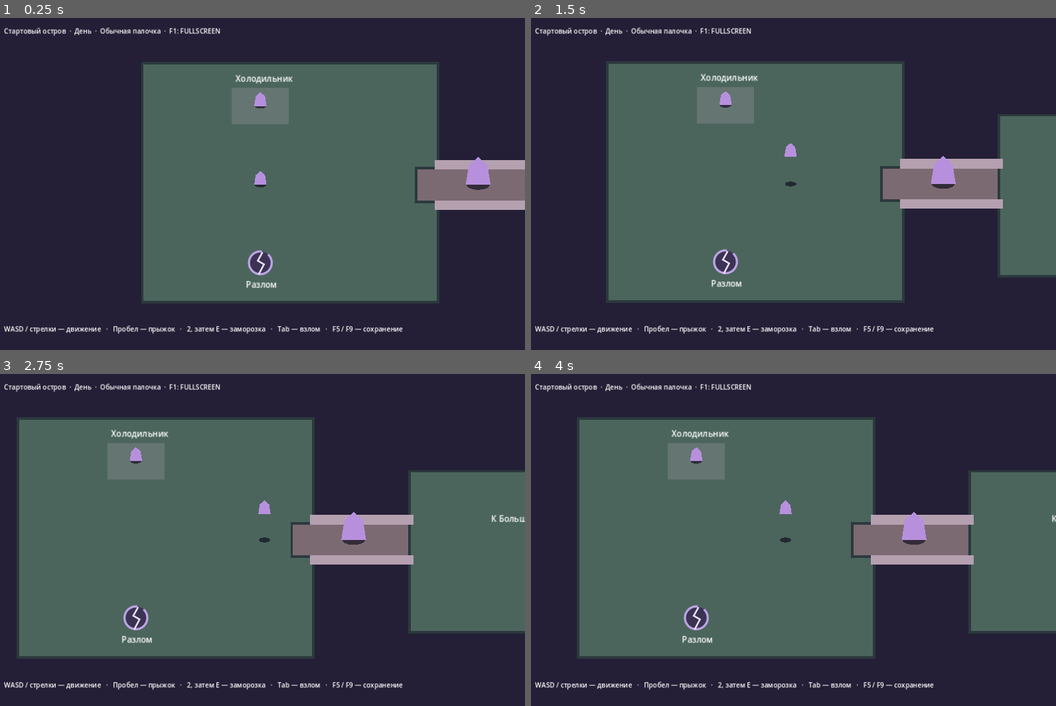
Above: before the commit, frames 1-4 (two rows, left to right).
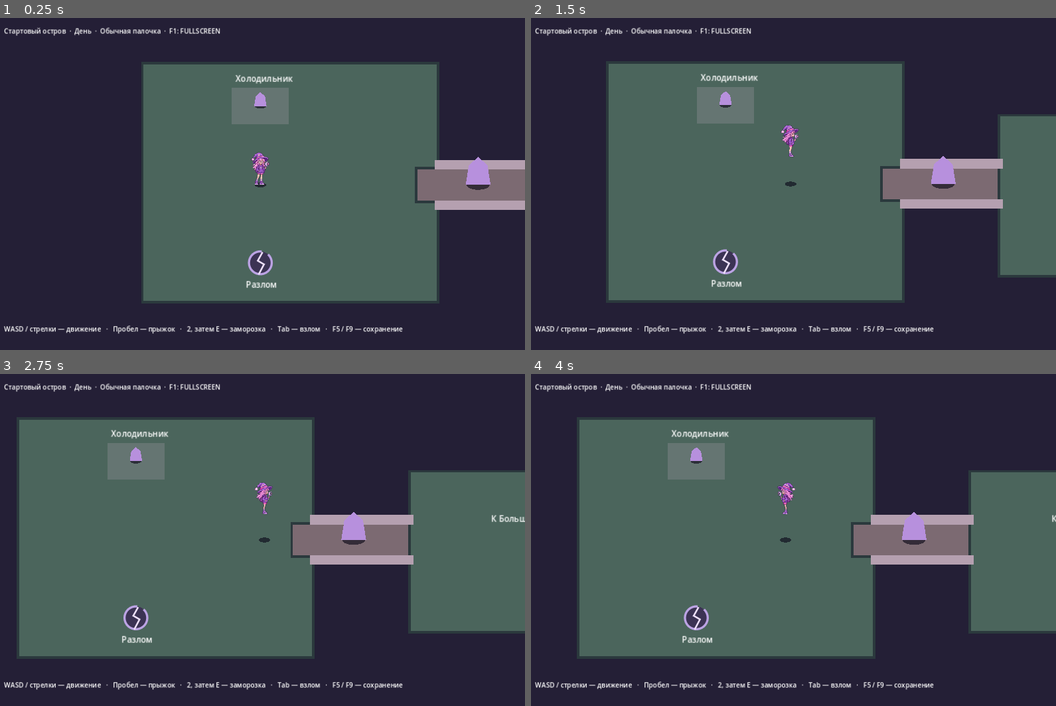
Above: after the commit, the same moments.

Repository: 0ri-space-cat/luna-dev-mode
Game: Godot game, scene res://scenes/skeleton/adventure.tscn
The game is run twice, just before and just after one commit, with the same random seed, the same clock (stepped at 60 frames per second) and the same inputs.
Inputs (mouse positions are in pixels of both pictures, inside the frame that each line leads up to):
- Up to frame 1 (0.25 s): no input
- Up to frame 2 (1.5 s): tap Enter at 0.5, 0.6 s; move the mouse to (909, 167) at 0.52 s; hold Right (ui_right) 0.53-1.25 s; click (909, 167) at 0.67 s; tap Space at 0.77 s; drag from (683, 200) to (762, 250) at 1.27 s
- Up to frame 3 (2.75 s): tap Space at 2 s; move the mouse to (315, 466) at 2.02 s; hold Right (ui_right) from 2.03 s (still down); hold E from 2.03 s (still down)
- Up to frame 4 (4 s): release Right (ui_right) at 2.75 s; release E at 2.75 s; drag from (762, 606) to (630, 490) at 2.77 s; tap Enter at 3.5 s; move the mouse to (951, 589) at 3.52 s; hold Left (ui_left) from 3.53 s (still down); hold I from 3.53 s (still down); tap Space at 3.77 s

The runs differ from the first frame. In frame 1, 0.2% of the frame differs, in the area x 47-52%, y 40-51%; in frame 2, 0.2%; in frame 3, 0.2%; in frame 4, 0.2%.

Commit message:
Integrate shared DEV body visual adapter and P0 calibration contracts

Diff:
--- a/game/scenes/skeleton/adventure.tscn
+++ b/game/scenes/skeleton/adventure.tscn
@@ -15,6 +15,8 @@
 ecology_fixture = true
 observation_fixture = true
 ancient_console_enabled = true
+body_art_preview = true
+body_art_preview_scale = 1.0
 
 [node name="SystemPause" type="Node" parent="."]
 script = ExtResource("4")
--- a/game/scripts/skeleton/art_probe.gd
+++ b/game/scripts/skeleton/art_probe.gd
@@ -6,12 +6,11 @@
 const Clock = preload("res://scripts/runtime2d/world_clock_2d.gd")
 const ART_CATALOG := "res://data/skeleton/DEV_ART_LOCATIONS.json"
 const EXTERIOR := "DEV_ART_EXTERIOR"
-const CELL := Vector2(48, 76)
-const FOOT := Vector2(24, 70)
-const LUNA := preload("res://assets/art_probe/luna.png")
-const ONI := preload("res://assets/art_probe/oni.png")
-# Clockwise from screen-right. Left facings reuse the corresponding art.
-const VIEW_ROWS := [2, 1, 0, 1, 2, 3, 4, 3]
+const BodyVisual = preload("res://scripts/skeleton/body_visual_2d.gd")
+const CELL := BodyVisual.CELL
+const FOOT := BodyVisual.FOOT
+const LUNA := BodyVisual.LUNA
+const ONI := BodyVisual.ONI
 
 var view: RoomProjection
 var world_clock := Clock.new()
@@ -44,6 +43,7 @@
 	for sprite in [luna_art, oni_art]:
 		sprite.centered = false
 		sprite.offset = -FOOT
+		sprite.texture_filter = CanvasItem.TEXTURE_FILTER_NEAREST
 		add_child(sprite)
 	luna_art.texture = LUNA
 	luna_art.region_enabled = true
@@ -95,8 +95,8 @@
 	var walking := actor.motion.grounded and travel.length_squared() > 0.16
 	_walk_frame = 0
 	if walking:
-		_facing = posmod(roundi(travel.angle() / (PI / 4.0)), 8)
-		_walk_cycle = fposmod(_walk_cycle + delta * 8.0, 4.0)
+		_facing = BodyVisual.facing_for(travel)
+		_walk_cycle = fposmod(_walk_cycle + delta * BodyVisual.FRAME_RATE, 4.0)
 		_walk_frame = 1 + floori(_walk_cycle)
 	else:
 		_walk_cycle = 0.0
@@ -106,8 +106,8 @@
 func _process(_delta: float) -> void:
 	if view == null or not is_instance_valid(actor):
 		return
-	luna_art.region_rect = Rect2(Vector2(_walk_frame, VIEW_ROWS[_facing]) * CELL, CELL)
-	luna_art.flip_h = _facing in [3, 4, 5]
+	luna_art.region_rect = BodyVisual.atlas_rect(_facing, _walk_frame)
+	luna_art.flip_h = BodyVisual.mirrored(_facing)
 	var height := actor.motion.elevation
 	_place_visual(luna_art, luna_shadow, actor.position, height, _support_below(actor.position, height))
 	_hint.visible = _door_nearby()
--- /dev/null
+++ b/game/scripts/skeleton/body_visual_2d.gd
@@ -0,0 +1,120 @@
+extends Node2D
+## DEV visual adapter: reads existing bodies and never changes physics, modules or saves.
+const LUNA := preload("res://assets/art_probe/luna.png")
+const ONI := preload("res://assets/art_probe/oni.png")
+const CELL := Vector2(48, 76)
+const FOOT := Vector2(24, 70)
+const VIEW_ROWS := [2, 1, 0, 1, 2, 3, 4, 3]
+const FRAME_RATE := 8.0
+
+var sprite := Sprite2D.new()
+var facing := 2
+var frame := 0
+var walk_cycle := 0.0
+var installed_walk := false
+var enabled_walk := false
+var installed_fly := false
+var enabled_fly := false
+var _last_point := Vector2.ZERO
+var _marker: Polygon2D
+var _category := ""
+var _limb_color := Color.WHITE
+var _alive := false
+
+
+static func facing_for(travel: Vector2) -> int:
+	return posmod(roundi(travel.angle() / (PI / 4.0)), 8)
+
+
+static func atlas_rect(direction: int, column: int) -> Rect2:
+	return Rect2(Vector2(clampi(column, 0, 4), VIEW_ROWS[posmod(direction, 8)]) * CELL, CELL)
+
+
+static func mirrored(direction: int) -> bool:
+	return posmod(direction, 8) in [3, 4, 5]
+
+
+static func module_state(instances: Dictionary, ability: String) -> Vector2i:
+	var state := Vector2i.ZERO
+	for item in instances.values():
+		if item.get("ability_id") == ability:
+			state.x = 1
+			if item.get("enabled", false):
+				state.y = 1
+	return state
+
+
+func mount(marker: Polygon2D, point: Vector2, preview_scale: float) -> void:
+	_marker = marker
+	_last_point = point
+	name = "DEVBodyVisual"
+	sprite.centered = false
+	sprite.offset = -FOOT
+	sprite.texture_filter = CanvasItem.TEXTURE_FILTER_NEAREST
+	sprite.region_filter_clip_enabled = true
+	sprite.scale = Vector2.ONE * preview_scale
+	add_child(sprite)
+	marker.add_child(self)
+
+
+func sync(body, delta: float) -> void:
+	var travel: Vector2 = body.position - _last_point
+	_last_point = body.position
+	# Large XY changes are travel or restore, not footsteps.
+	var walking: bool = body.motion.grounded and not body.is_attached() and body.get_parameter("alive") and not body.get_parameter("asleep") and travel.length_squared() > 0.16 and travel.length_squared() < 4096.0
+	if walking:
+		facing = facing_for(travel)
+		walk_cycle = fposmod(walk_cycle + maxf(delta, 0.0) * FRAME_RATE, 4.0)
+		frame = 1 + floori(walk_cycle)
+	else:
+		walk_cycle = 0.0
+		frame = 0
+	var category: String = body.record.category
+	var category_changed := category != _category
+	if category_changed:
+		_category = category
+		sprite.texture = LUNA if category == "player" else (ONI if category == "oni" else null)
+		sprite.region_enabled = category == "player"
+		sprite.visible = sprite.texture != null
+		# self_modulate hides just the polygon, not sprite, appendages or GLOW.
+		_marker.self_modulate = Color(1, 1, 1, 0) if sprite.visible else Color.WHITE
+	if sprite.visible:
+		if category == "player":
+			sprite.region_rect = atlas_rect(facing, frame)
+			sprite.flip_h = mirrored(facing)
+		else:
+			sprite.flip_h = false
+		var default_color: Color = body.record.registry.get_spec(category, "color").get("default", Color.WHITE)
+		sprite.modulate = Color.WHITE if _marker.color == default_color else _marker.color
+	var instances: Dictionary = body.record.get_component("ABILITY_SET").get("instances", {})
+	var walk := module_state(instances, "WALK")
+	var fly := module_state(instances, "FLY")
+	var alive: bool = body.get_parameter("alive")
+	var next_color: Color = _marker.color
+	var changed := category_changed or installed_walk != bool(walk.x) or enabled_walk != bool(walk.y) or installed_fly != bool(fly.x) or enabled_fly != bool(fly.y) or _alive != alive or _limb_color != next_color
+	installed_walk = bool(walk.x)
+	enabled_walk = bool(walk.y)
+	installed_fly = bool(fly.x)
+	enabled_fly = bool(fly.y)
+	_alive = alive
+	_limb_color = next_color
+	if changed or installed_walk:
+		queue_redraw()
+
+
+func _draw() -> void:
+	# DEV placeholders only for ordinary props. Do not infer species anatomy
+	# or turn a temporary effect into an owned module.
+	if _category not in ["prop", "fridge"]:
+		return
+	if installed_fly:
+		var wing := _limb_color.lightened(0.28)
+		if not enabled_fly or not _alive:
+			wing = wing.darkened(0.25)
+		draw_colored_polygon(PackedVector2Array([Vector2(-8, -21), Vector2(-25, -28), Vector2(-21, -15), Vector2(-9, -12)]), wing)
+		draw_colored_polygon(PackedVector2Array([Vector2(8, -21), Vector2(25, -28), Vector2(21, -15), Vector2(9, -12)]), wing)
+	if installed_walk:
+		var leg := _limb_color.darkened(0.25)
+		var stride := 3.0 if _alive and enabled_walk and frame % 2 == 1 else 0.0
+		draw_polyline(PackedVector2Array([Vector2(-6, -9), Vector2(-6 - stride, -3), Vector2(-9 - stride, 0)]), leg, 3.0)
+		draw_polyline(PackedVector2Array([Vector2(6, -9), Vector2(6 + stride, -3), Vector2(9 + stride, 0)]), leg, 3.0)
--- a/game/scripts/skeleton/entity_body_2d.gd
+++ b/game/scripts/skeleton/entity_body_2d.gd
@@ -5,6 +5,10 @@
 const Parameters = preload("res://scripts/skeleton/entity_parameters_2d.gd")
 
 const Brain = preload("res://scripts/runtime2d/behavior_brain_2d.gd")
+const BodyVisual = preload("res://scripts/skeleton/body_visual_2d.gd")
+var visual_preview := false
+var visual_preview_scale := 1.0
+var body_visual: BodyVisual
 const SEAT_HEIGHT := 16.0
 const SEAT_CAPACITY := 2.0
 const BODY_OBSTACLE_LAYER := 1 << 8
@@ -50,6 +54,10 @@
 	_marker.color = get_parameter("color")
 	_sync_ability_glow()
 	refresh_form_marker()
+	if visual_preview:
+		body_visual = BodyVisual.new()
+		body_visual.mount(_marker, position, visual_preview_scale)
+		body_visual.sync(self, 0.0)
 
 
 func refresh_form_marker() -> void:
@@ -263,6 +271,8 @@
 	elif not accepts_player_input():
 		_stop_active_motion()
 	super._physics_process(delta)
+	if is_instance_valid(body_visual):
+		body_visual.sync(self, delta)
 
 
 func _wander_on_support(delta: float) -> Vector2:
--- /dev/null
+++ b/game/scripts/skeleton/p0_calibration_2d.gd
@@ -0,0 +1,22 @@
+extends RefCounted
+## P0 candidate math only: no window, viewport, collision or camera mutation.
+const WORLD_GRIDS := [Vector2i(320, 180), Vector2i(640, 360)]
+const TILE_OPTIONS := [16, 32]
+const ART_SCALES := [0.5, 1.0, 2.0]
+
+
+static func integer_fit(logical: Vector2i, available: Vector2i) -> Dictionary:
+	if logical.x <= 0 or logical.y <= 0 or available.x <= 0 or available.y <= 0:
+		return {}
+	var factor := mini(floori(float(available.x) / logical.x), floori(float(available.y) / logical.y))
+	if factor < 1:
+		return {}
+	var size := logical * factor
+	var origin := Vector2i(floori((available.x - size.x) / 2.0), floori((available.y - size.y) / 2.0))
+	return {"scale": factor, "rect": Rect2i(origin, size)}
+
+
+static func snap_display(point: Vector2, units_per_pixel: float) -> Vector2:
+	if not point.is_finite() or not is_finite(units_per_pixel) or units_per_pixel <= 0.0:
+		return point
+	return (point / units_per_pixel).round() * units_per_pixel
--- a/game/scripts/skeleton/start_island.gd
+++ b/game/scripts/skeleton/start_island.gd
@@ -151,6 +151,9 @@
 @export var ecology_fixture := false
 @export var observation_fixture := false
 @export var ancient_console_enabled := false
+# DEV P0 candidate, not an approved final scale or a new physical parameter.
+@export var body_art_preview := false
+@export var body_art_preview_scale := 1.0
 var forest_bank: ForestBank
 var ancient_console: AncientConsole
 var _was_at_bank := false
@@ -3875,6 +3878,9 @@
 
 func _configure_body(body: ElevationBody, entity_id: String) -> void:
 	super._configure_body(body, entity_id)
+	if body is EntityBody:
+		body.visual_preview = body_art_preview
+		body.visual_preview_scale = body_art_preview_scale
 	body.emergency_anchor = Vector3(SPAWN.x, SPAWN.y, 0.0)
 	if body is Fauna and body.aquatic_bounds.has_area():
 		body.surfaces = _fish_surfaces
--- /dev/null
+++ b/game/tests/test_skeleton_body_visual.gd
@@ -0,0 +1,72 @@
+extends SceneTree
+const Adventure = preload("res://scenes/skeleton/adventure.tscn")
+const Island = preload("res://scripts/skeleton/start_island.gd")
+const Visual = preload("res://scripts/skeleton/body_visual_2d.gd")
+const Calibration = preload("res://scripts/skeleton/p0_calibration_2d.gd")
+const PROFILE := "user://luna_body_visual_regression.json"
+
+
+func _initialize() -> void:
+	call_deferred("_run")
+
+
+func _run() -> void:
+	DirAccess.remove_absolute(ProjectSettings.globalize_path(PROFILE))
+	DirAccess.remove_absolute(ProjectSettings.globalize_path(PROFILE + ".bak"))
+	var game = Adventure.instantiate()
+	game.profile_path = PROFILE
+	game.get_node("Home").keyboard = false
+	root.add_child(game)
+	await physics_frame
+	var home = game.home
+	var actor = home.actor
+	var art = actor.body_visual
+	assert(is_instance_valid(art) and art.sprite.texture == Visual.LUNA)
+	assert(art.sprite.offset == -Visual.FOOT and art.sprite.texture_filter == CanvasItem.TEXTURE_FILTER_NEAREST)
+	assert(actor._marker.self_modulate.a == 0.0)
+	assert(actor._marker.position.y == -actor.motion.elevation)
+	var oni = home.entities.get_entity(Island.Visits.ONI_ID)
+	assert(oni.body_visual.sprite.texture == Visual.ONI)
+	var prop = home.entities.get_entity(Island.FRIDGE_ID)
+	assert(not prop.body_visual.sprite.visible and prop._marker.self_modulate.a == 1.0)
+	var initial: Vector2 = actor.position
+	var radius: float = actor.foot_radius()
+	home.apply_player_input(Vector2.RIGHT)
+	for tick in range(8):
+		await physics_frame
+	assert(actor.position.x > initial.x and art.facing == 0 and art.frame > 0)
+	assert(art.sprite.region_rect == Visual.atlas_rect(0, art.frame))
+	home.apply_player_input(Vector2.ZERO)
+	for tick in range(2):
+		await physics_frame
+	assert(art.frame == 0)
+	actor.jump()
+	for tick in range(5):
+		await physics_frame
+	assert(actor.motion.elevation > 0.0 and actor._marker.position.y == -actor.motion.elevation)
+	assert(art.sprite.offset == -Visual.FOOT and actor.foot_radius() == radius)
+	for tick in range(120):
+		await physics_frame
+		if actor.motion.grounded:
+			break
+	assert(actor.motion.grounded)
+	var saved: Dictionary = home.make_snapshot()
+	art.sprite.scale = Vector2.ONE * 2.0
+	assert(home.make_snapshot() == saved)
+	assert(home.apply_snapshot(saved))
+	assert(home.actor.entity_id == Island.ENTITY_ID)
+	assert(home.actor.body_visual.sprite.texture == Visual.LUNA and home.actor.foot_radius() == radius)
+	# Presence and enabled state are independent; temporary effects own no modules.
+	var modules := {"W": {"ability_id": "WALK", "enabled": false}, "F": {"ability_id": "FLY", "enabled": true}}
+	assert(Visual.module_state(modules, "WALK") == Vector2i(1, 0))
+	assert(Visual.module_state(modules, "FLY") == Vector2i(1, 1))
+	assert(Visual.module_state({}, "FLY") == Vector2i.ZERO)
+	assert(Visual.mirrored(4) and not Visual.mirrored(0))
+	var fit := Calibration.integer_fit(Vector2i(320, 180), Vector2i(1280, 800))
+	assert(fit["scale"] == 4 and fit["rect"] == Rect2i(0, 40, 1280, 720))
+	assert(Calibration.integer_fit(Vector2i(640, 360), Vector2i(320, 180)).is_empty())
+	assert(Calibration.snap_display(Vector2(2.3, 5.7), 1.0) == Vector2(2, 6))
+	game.queue_free()
+	await process_frame
+	print("DEV body visuals: Adventure, atlas, motion, height, profile and P0 math passed")
+	quit()
Not shown, changed: docs/manual/00_LUNA_PRODUCTION_MANUAL.md
